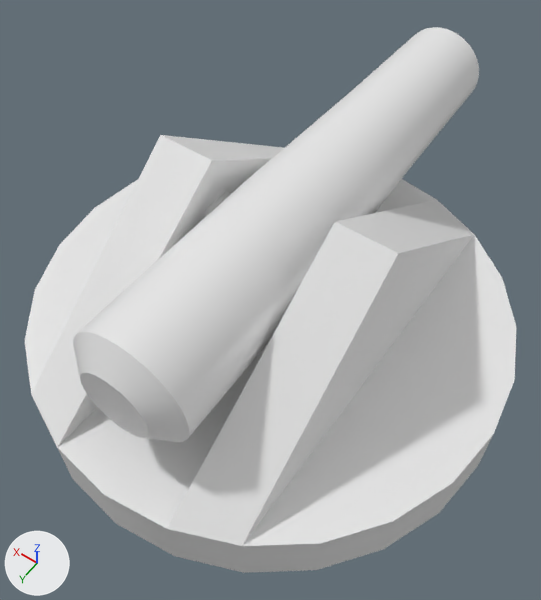
A saved change to the FBX model Assets/Models/CannonTurret.fbx.
One viewpoint serves both versions: a camera (50 mm lens) standing at (-1.64, 2.31, 4.1) and looking at (-0.01, 0.02, 0.51). Lighting does not change. The marker at lower left points along +X, +Y and +Z. The picture after the commit comes second. Where no turn or scale is listed for an object, it has been applied to the vertices. Vertices at exactly the same position are counted once.

Objects in the first picture: 'CannonTurretWithArmature.002'.
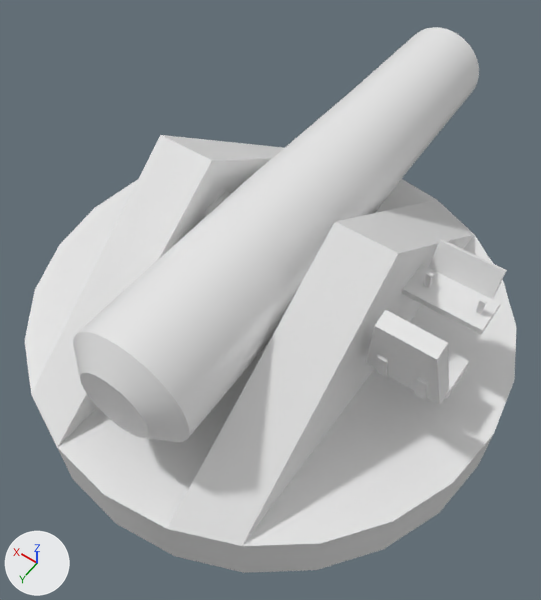
Edits to the bpy script that builds the scene:
```text
Change me_platform_003:
    used by ob_cannonturretwitharmature_002; location = (0.0, 0.0, 0.0)
    remove me_platform_003.from_pydata(...)  # 288 vertices, 238 faces; spans x -1.5..1.5, y -2.03..1.5, z 0.0..1.4
    add me_platform_003.from_pydata(...)  # 360 vertices, 286 faces; spans x -1.5..1.5, y -2.03..1.5, z 0.0..1.4
    me_platform_003 part 1
    52 vertices are added at x -1.22..-0.78, y -0.48..0.34, z 0.66..1.28
    8 new vertices lie (0.48, 0.0, 0.0) away from vertices in x -1.22, y -0.38..0.11, z 0.66..0.97
    6 new vertices lie (0.06, 0.0, 0.0) away from vertices in x -1.14, y 0.11..0.29, z 0.73..0.96
    6 new vertices lie (0.05, 0.0, 0.0) away from vertices in x -0.91, y 0.11..0.29, z 0.73..0.96
    48 new faces join them
```

Changed parts and their boxes (x1, y1, x2, y2) in the pictures (541 x 600 px):
part 1 of me_platform_003, added: after (366, 239, 507, 405)
